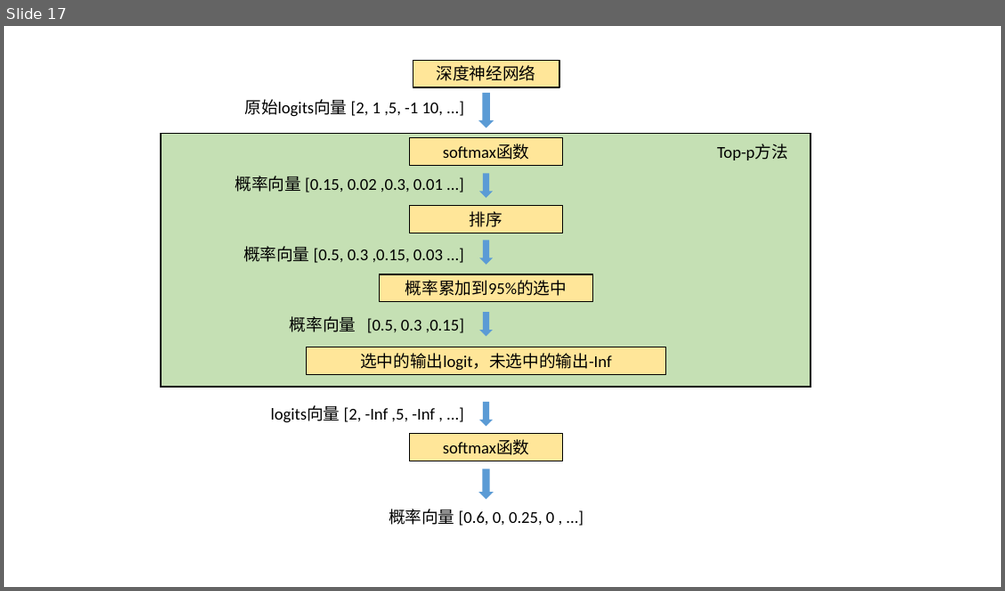
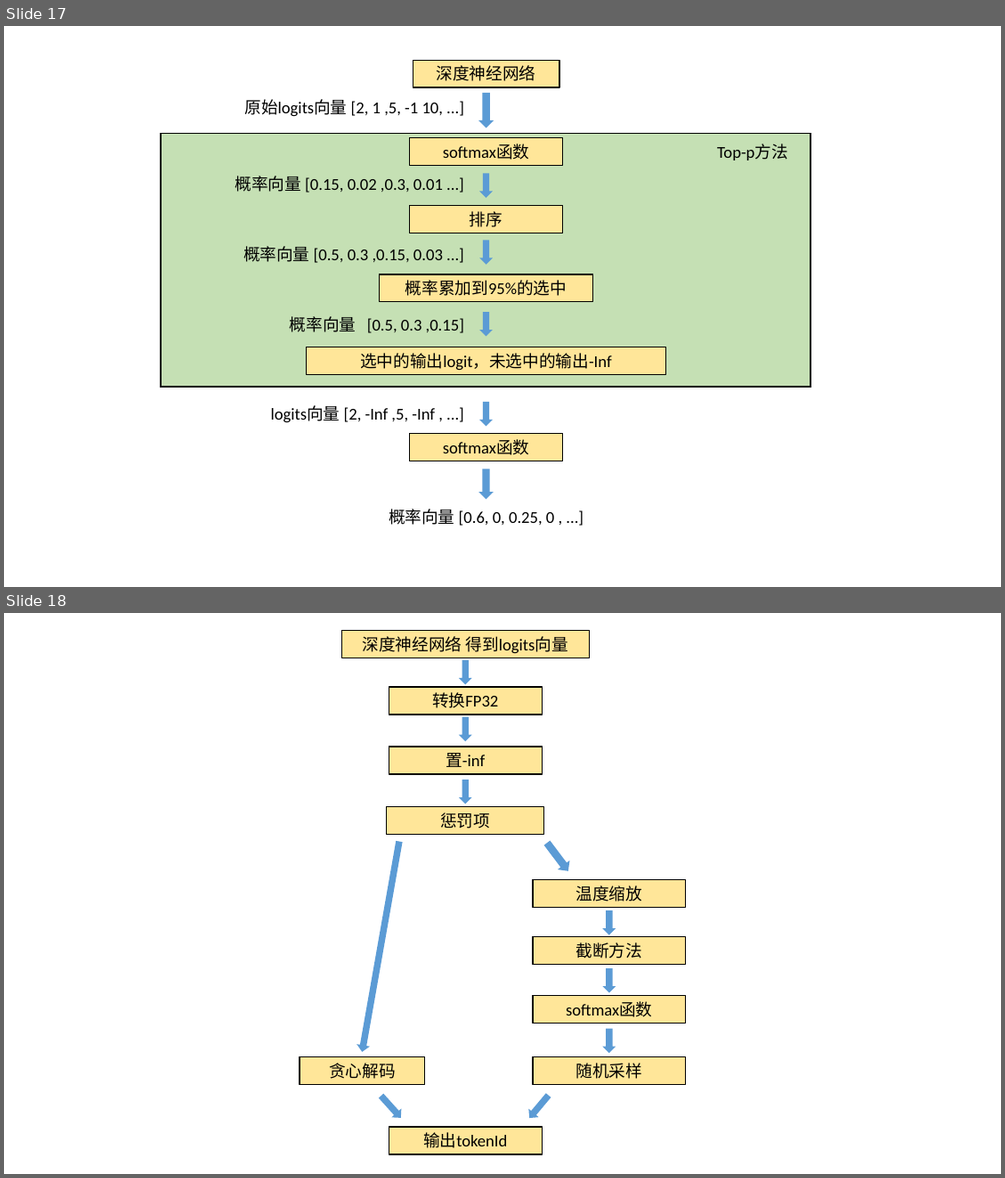
Before and after one commit to jzplp/jzplp.github.io, a slide deck: raws/画图.pptx. Shown one above the other, each under a label of ours: slide 17 before the commit, slides 17 and 18 after it. The pictures are 1005x591 and 1005x1178 pixels, drawn with LibreOffice and Linux fonts; fonts in the diff are those of the drawing. Boxes give left, top, right and bottom in pixels: in the first picture for what was removed or moved away, otherwise in the second. Text is boxed around its words. In the diff, an @@ line names an element or a change of style, - is before the commit and + after.

```diff
--- a/raws/画图.pptx
+++ b/raws/画图.pptx
@@ slide 18 added at (x1=4, y1=613, x2=1001, y2=1174), background #FFFFFF @@
@@ rectangle added at (x1=342, y1=630, x2=590, y2=657), fill #FFE699, outline #000000 1 pt, 16 pt, text #000000 @@
+深度神经网络 得到logits向量
@@ right arrow added at (x1=459, y1=660, x2=472, y2=685), fill #5B9BD5 @@
@@ rectangle added at (x1=389, y1=687, x2=542, y2=714), fill #FFE699, outline #000000 1 pt, 16 pt, text #000000 @@
+转换FP32
@@ right arrow added at (x1=459, y1=716, x2=472, y2=741), fill #5B9BD5 @@
@@ rectangle added at (x1=389, y1=747, x2=542, y2=774), fill #FFE699, outline #000000 1 pt, 16 pt, text #000000 @@
+置-inf
@@ right arrow added at (x1=459, y1=779, x2=472, y2=804), fill #5B9BD5 @@
@@ rectangle added at (x1=387, y1=807, x2=544, y2=835), fill #FFE699, outline #000000 1 pt, 16 pt, text #000000 @@
+惩罚项
@@ right arrow added at (x1=356, y1=840, x2=406, y2=1053), fill #5B9BD5 @@
@@ right arrow added at (x1=542, y1=838, x2=574, y2=876), fill #5B9BD5 @@
@@ rectangle added at (x1=533, y1=879, x2=685, y2=907), fill #FFE699, outline #000000 1 pt, 16 pt, text #000000 @@
+温度缩放
@@ right arrow added at (x1=603, y1=910, x2=616, y2=935), fill #5B9BD5 @@
@@ rectangle added at (x1=533, y1=937, x2=685, y2=965), fill #FFE699, outline #000000 1 pt, 16 pt, text #000000 @@
+截断方法
@@ right arrow added at (x1=603, y1=969, x2=616, y2=993), fill #5B9BD5 @@
@@ rectangle added at (x1=533, y1=995, x2=685, y2=1022), fill #FFE699, outline #000000 1 pt, 16 pt, text #000000 @@
+softmax函数
@@ right arrow added at (x1=603, y1=1029, x2=616, y2=1053), fill #5B9BD5 @@
@@ rectangle added at (x1=299, y1=1056, x2=425, y2=1084), fill #FFE699, outline #000000 1 pt, 16 pt, text #000000 @@
+贪心解码
@@ rectangle added at (x1=533, y1=1057, x2=685, y2=1085), fill #FFE699, outline #000000 1 pt, 16 pt, text #000000 @@
+随机采样
@@ right arrow added at (x1=376, y1=1091, x2=406, y2=1122), fill #5B9BD5 @@
@@ right arrow added at (x1=525, y1=1091, x2=554, y2=1122), fill #5B9BD5 @@
@@ rectangle added at (x1=389, y1=1127, x2=542, y2=1154), fill #FFE699, outline #000000 1 pt, 16 pt, text #000000 @@
+输出tokenId
```
Also in this commit, not shown: 2 other files.
